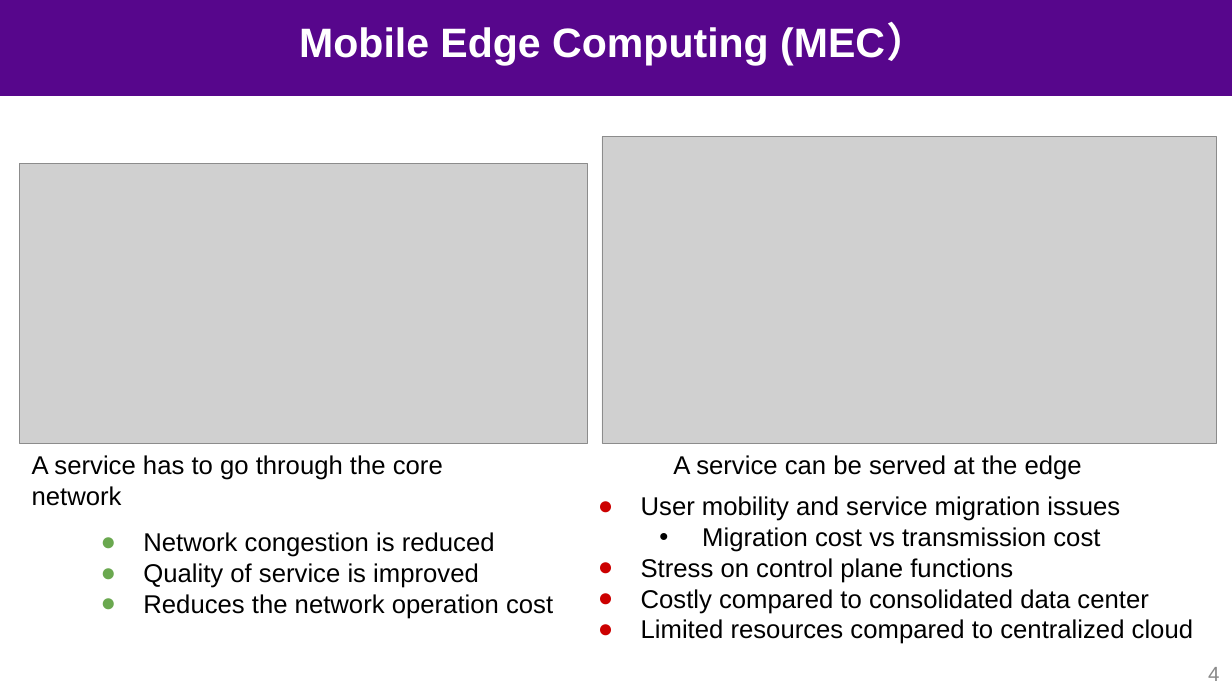
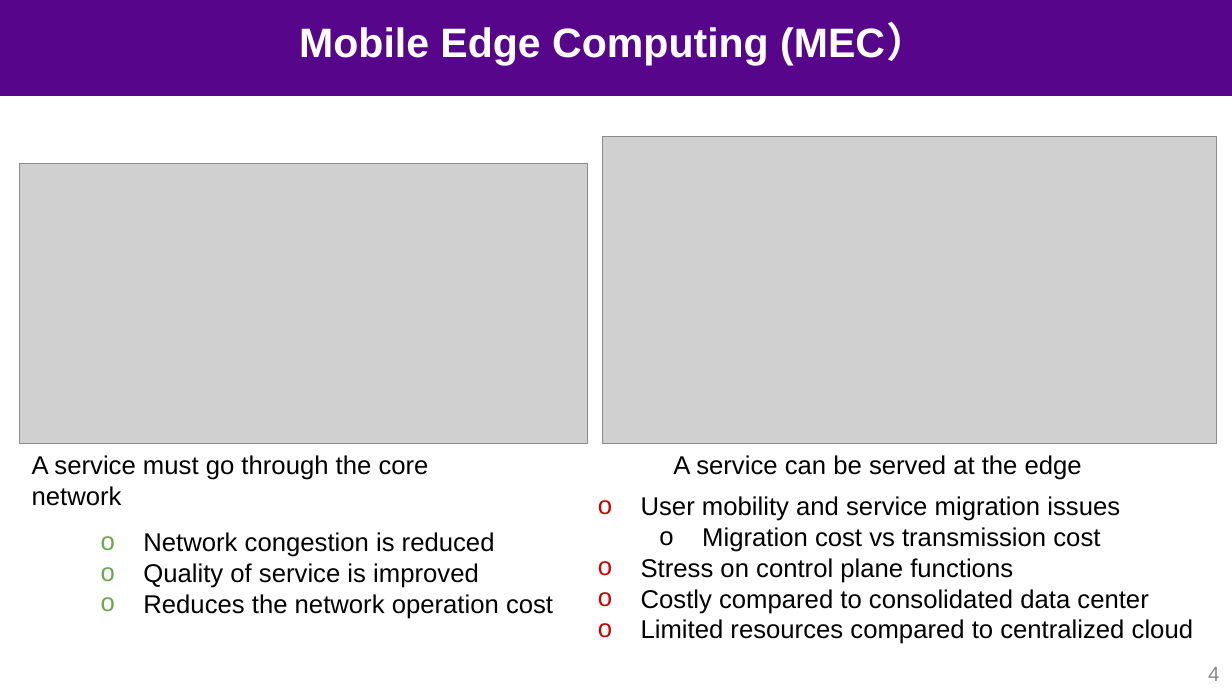
Before and after one commit to mustafafu/mec_request_routing, a slide deck: slide 4 of common_script/FinalPresentation.pptx. Drawn at 1232x693 pixels with LibreOffice and Linux fonts; fonts in the diff are those of the drawing; grey boxes stand for pictures; background and template pictures are left out. Boxes give left, top, right and bottom in pixels: in the first picture for what was removed or moved away, otherwise in the second. Text is boxed around its words. In the diff, an @@ line names an element or a change of style, - is before the commit and + after.

```diff
--- a/common_script/FinalPresentation.pptx
+++ b/common_script/FinalPresentation.pptx
@@ text at bbox=[32, 455, 429, 506]: text changed @@
-A service has to go through the core network
+A service must go through the core network
@@ text "User mobility and service migration ..." at bbox=[641, 496, 1193, 644]: bullet ● to o; bullet • to o @@
@@ text "Network congestion is reduced" at bbox=[143, 532, 553, 619]: bullet ● to o @@
```
Also in this commit, not shown: 5 other slides changed, 1 other file.
